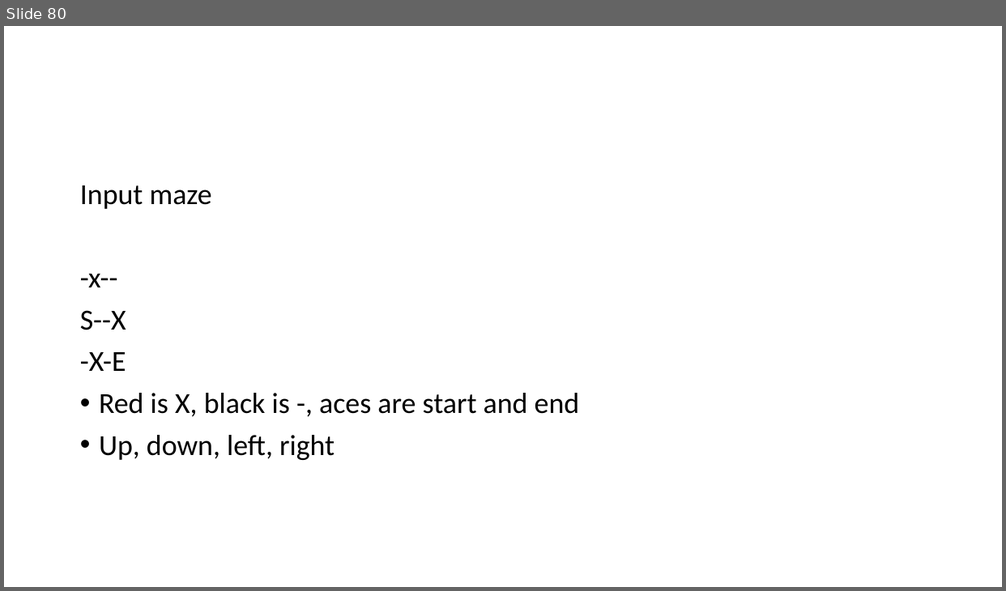
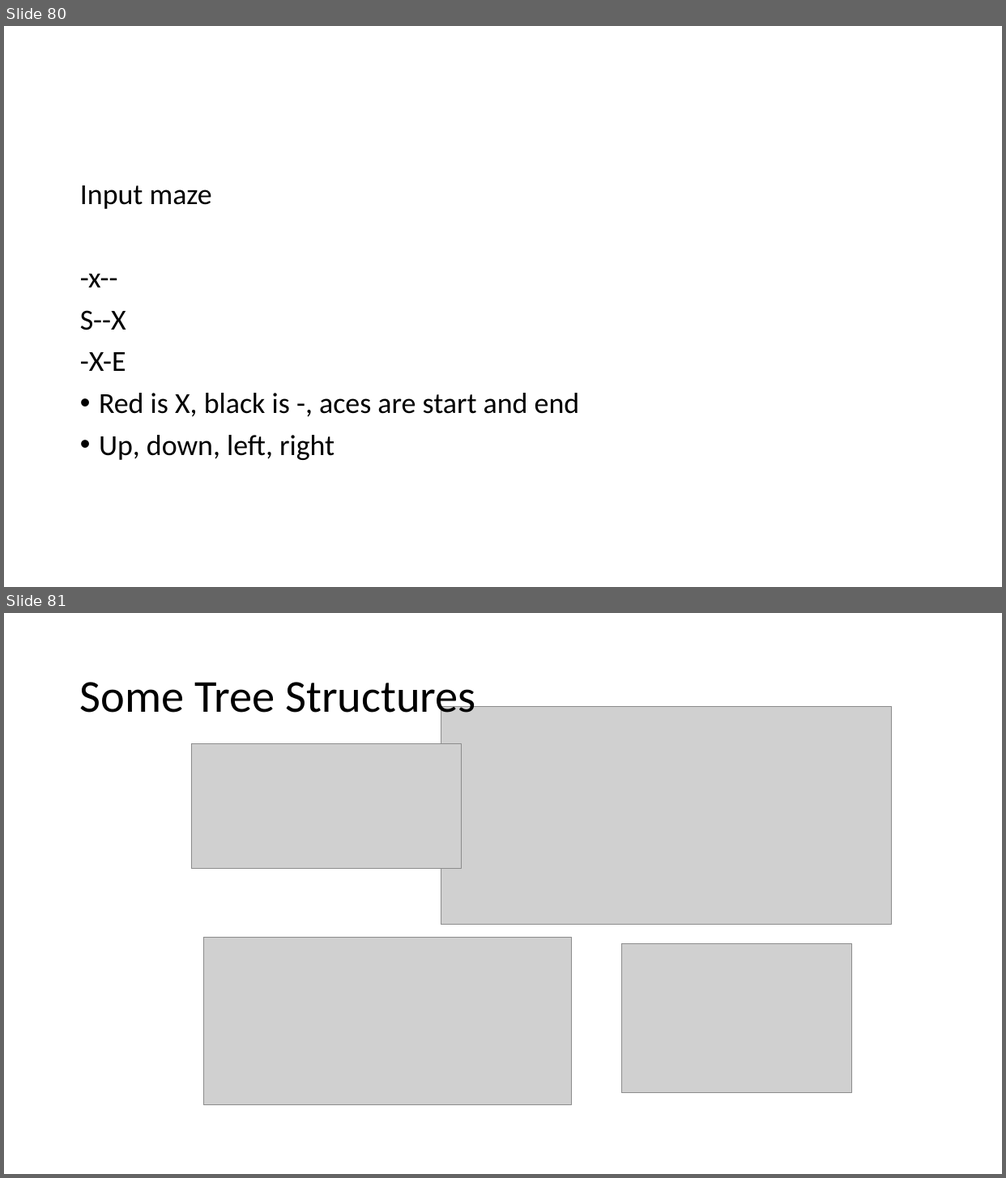
Before and after one commit to skalakm/232, a slide deck: notes.pptx. Shown one above the other, each under a label of ours: slide 80 before the commit, slides 80 and 81 after it. The pictures are 1006x591 and 1006x1178 pixels, drawn with LibreOffice and Linux fonts; fonts in the diff are those of the drawing; grey boxes stand for pictures. Boxes give left, top, right and bottom in pixels: in the first picture for what was removed or moved away, otherwise in the second. Text is boxed around its words. In the diff, an @@ line names an element or a change of style, - is before the commit and + after.

```diff
--- a/notes.pptx
+++ b/notes.pptx
@@ slide 81 added at bbox=[4, 613, 1002, 1174], background #FFFFFF @@
@@ title added at bbox=[80, 682, 476, 722], 44 pt, text #000000 @@
+Some Tree Structures
@@ picture added at bbox=[441, 707, 891, 925] @@
@@ picture added at bbox=[191, 744, 461, 869] @@
@@ picture added at bbox=[204, 937, 572, 1105] @@
@@ picture added at bbox=[621, 944, 851, 1093] @@
```
Also in this commit, not shown: 6 other slides added.
